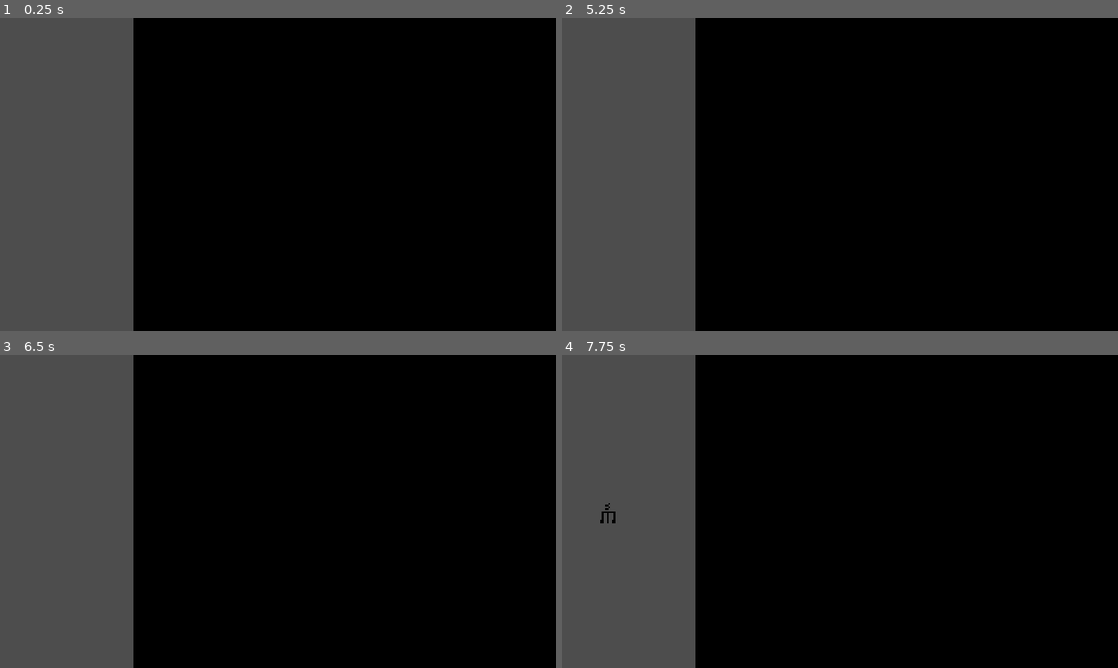
Above: before the commit, frames 1-4 (two rows, left to right).
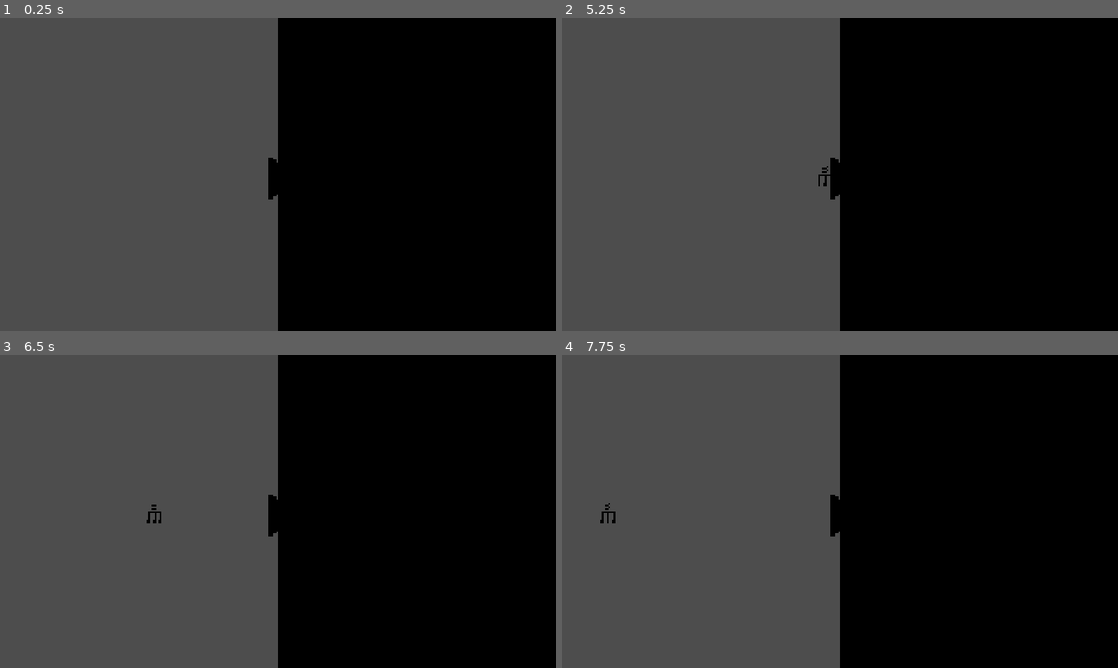
Above: after the commit, the same moments.

Repository: chorwat2137/haven-2026
Game: Godot game, scene res://scenes/main.tscn
Same seed, same stepped clock (60 frames per second), same inputs: the game is played once before the commit and once after it. This scene is started directly instead of the project's main scene.
Inputs:
- Up to frame 1 (0.25 s): no input
- Up to frame 2 (5.25 s): tap Enter (ui_accept) at 0.5, 0.77, 1.25, 1.52, 2, 2.75, 3.02, 3.5, 3.77, 4.25, 4.52 s; hold Right (ui_right) 0.53-2.03 s; tap Space (shoot) every 0.75 s from 0.6 to 5.1 s; hold Left (ui_left) 2.03-2.78 s; hold Right (ui_right) 2.78-4.28 s; hold Left (ui_left) 4.28-5.03 s; hold Right (ui_right) from 5.03 s (still down)
- Up to frame 3 (6.5 s): release Right (ui_right) at 5.78 s; hold Left (ui_left) from 5.78 s (still down); tap Space (shoot) at 5.85 s; tap Enter (ui_accept) at 6.02 s
- Up to frame 4 (7.75 s): tap Space (shoot) at 6.6, 7.35 s; tap Enter (ui_accept) at 6.77, 7.52 s; release Left (ui_left) at 7.28 s; hold Right (ui_right) from 7.28 s (still down)

The runs differ from the first frame. In frame 1, 26% of the frame differs, in the area x 24-50%, y 0-100%; in frame 2, 26%; in frame 3, 26%; in frame 4, 26%.

Commit message:
Automatic sync

Diff:
--- a/scenes/main.tscn
+++ b/scenes/main.tscn
@@ -7,7 +7,6 @@
 [node name="Node" type="Node" unique_id=839730489]
 script = ExtResource("1_0wfyh")
 
+[node name="Spectrum" parent="." unique_id=137574055 instance=ExtResource("3_sugp2")]
+
 [node name="Player" parent="." unique_id=2121710803 instance=ExtResource("1_o5qli")]
-
-[node name="Node2D" parent="Player" unique_id=137574055 instance=ExtResource("3_sugp2")]
-position = Vector2(-500, -540)
--- a/scripts/main.gd
+++ b/scripts/main.gd
@@ -25,7 +25,7 @@
 
 	score += speed * delta * 60
 	$Player.position.x += speed * delta * 60
-
+	$Spectrum.position.x = $Player.position.x
 	generate_obs()
 
 func generate_obs():
